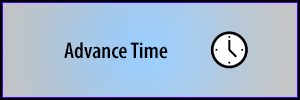
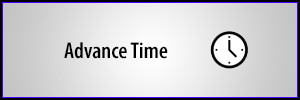
Layer changes from the first w=300, h=100 image to the second:
hid "Layer 6" over left=3, top=3, right=292, bottom=97
